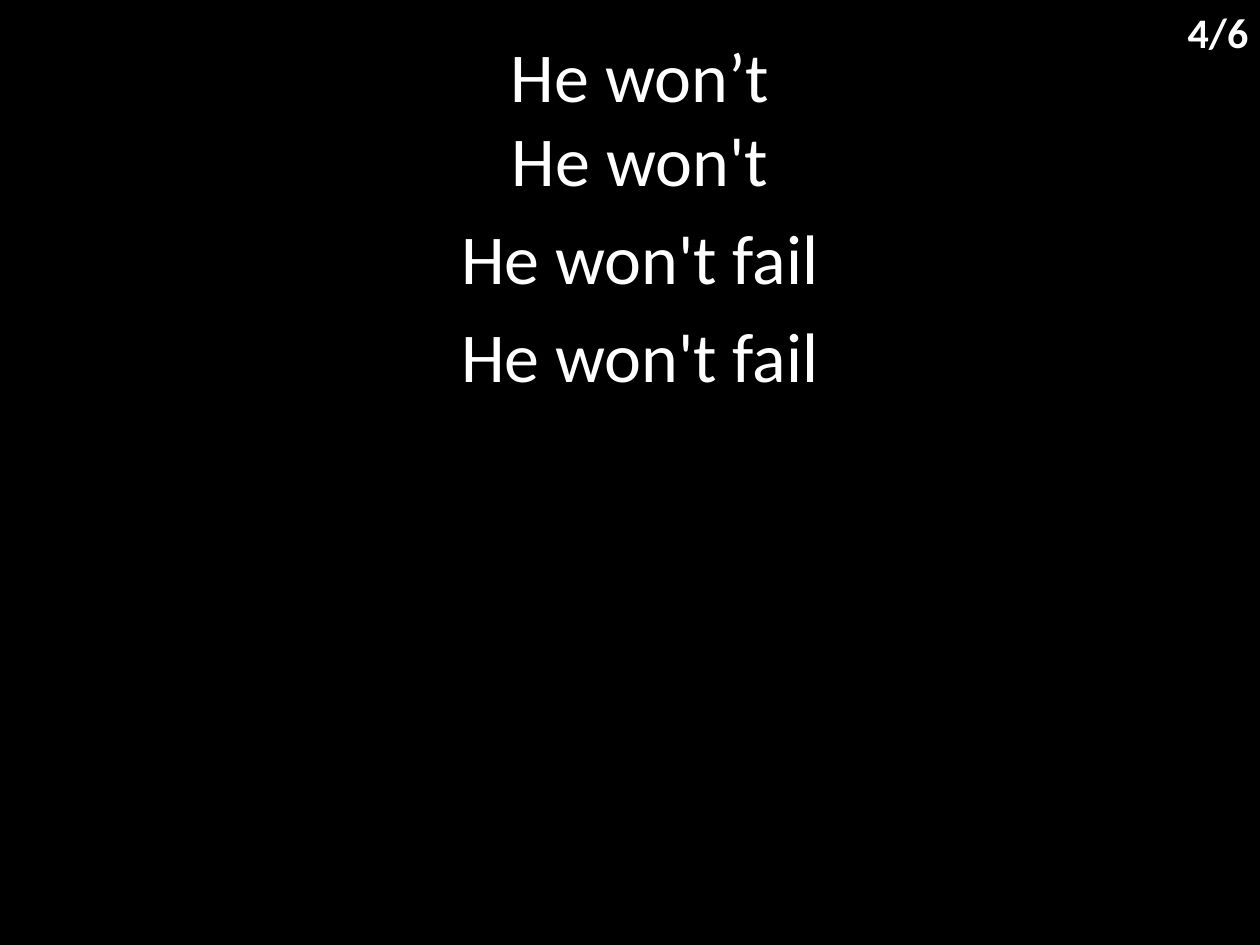
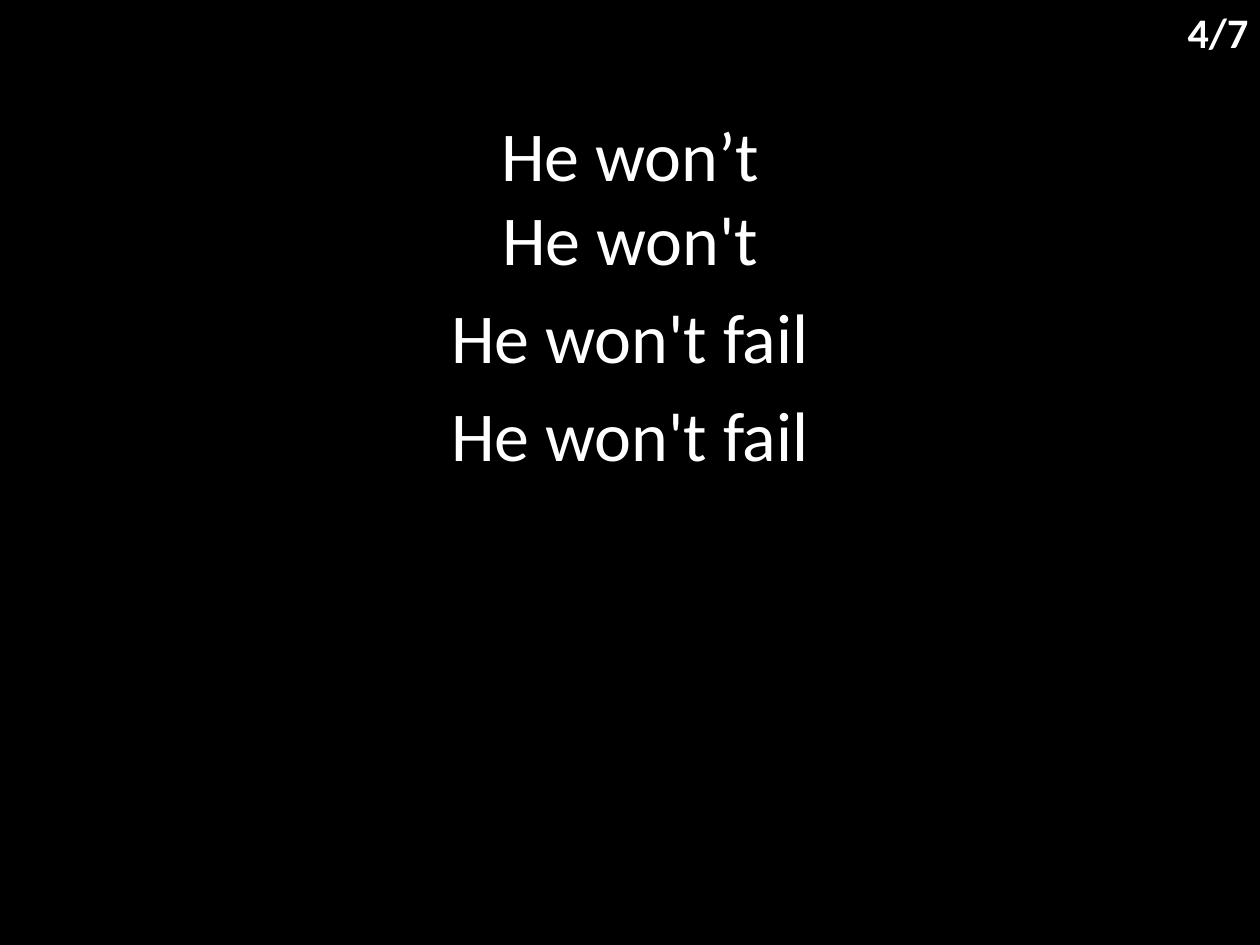
Before and after one commit to hoo-are-ya/worship, a slide deck: slide 5 of docs/songs/firm foundation - he wont.pptx. Drawn at 1260x945 pixels with LibreOffice and Linux fonts; fonts in the diff are those of the drawing. Boxes give left, top, right and bottom in pixels: in the first picture for what was removed or moved away, otherwise in the second. Text is boxed around its words. In the diff, an @@ line names an element or a change of style, - is before the commit and + after.

```diff
--- a/docs/songs/firm foundation - he wont.pptx
+++ b/docs/songs/firm foundation - he wont.pptx
@@ text at (x1=1188, y1=18, x2=1249, y2=50): text changed @@
-4/6
+4/7
@@ subtitle "He won’t He won't" moved from (x1=461, y1=52, x2=819, y2=383) to (x1=451, y1=131, x2=809, y2=462) @@
```
Also in this commit, not shown: 5 other slides changed, 1 slide added, 12 other files.
